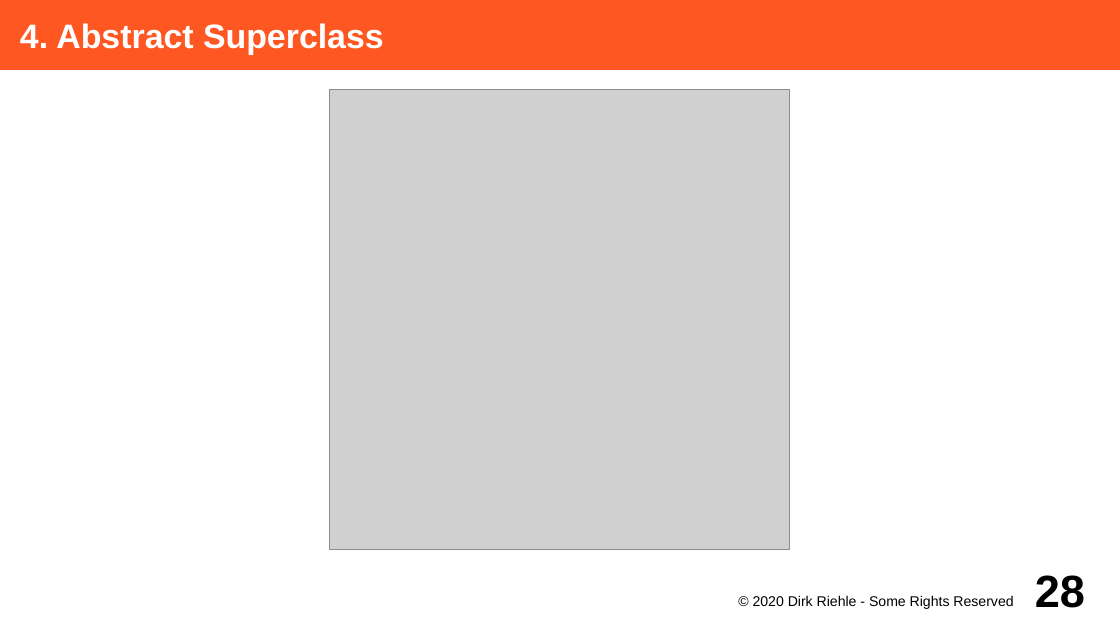
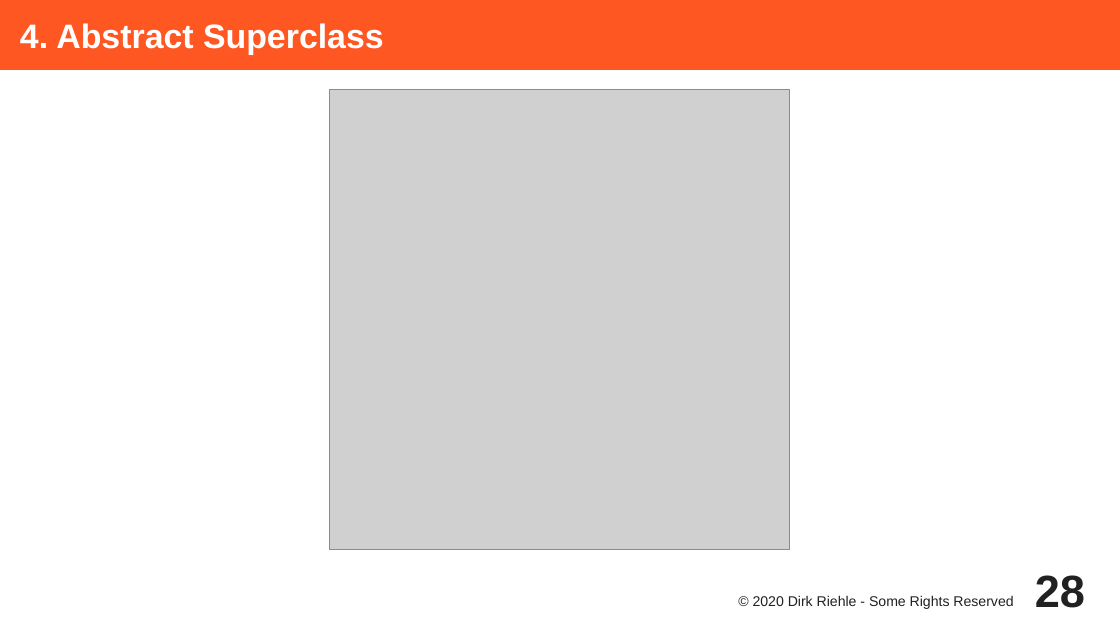
Before and after one commit to dirkriehle/adap-course, a slide deck: slide 28 of Lecture Slides/ADAP C03 - Class and Interface Design.odp. Drawn at 1120x630 pixels with LibreOffice and Linux fonts; fonts in the diff are those of the drawing; grey boxes stand for pictures. Boxes give left, top, right and bottom in pixels: in the first picture for what was removed or moved away, otherwise in the second. Text is boxed around its words. In the diff, an @@ line names an element or a change of style, - is before the commit and + after.

```diff
--- a/Lecture Slides/ADAP C03 - Class and Interface Design.odp
+++ b/Lecture Slides/ADAP C03 - Class and Interface Design.odp
@@ page number at (x1=1035, y1=575, x2=1085, y2=608): text colour #000000 to #212121 @@
@@ text "© 2020 Dirk Riehle - ..." at (x1=753, y1=595, x2=1013, y2=609): text colour #000000 to #212121 @@
```
Also in this commit, not shown: 31 other slides changed, 1 other file.
